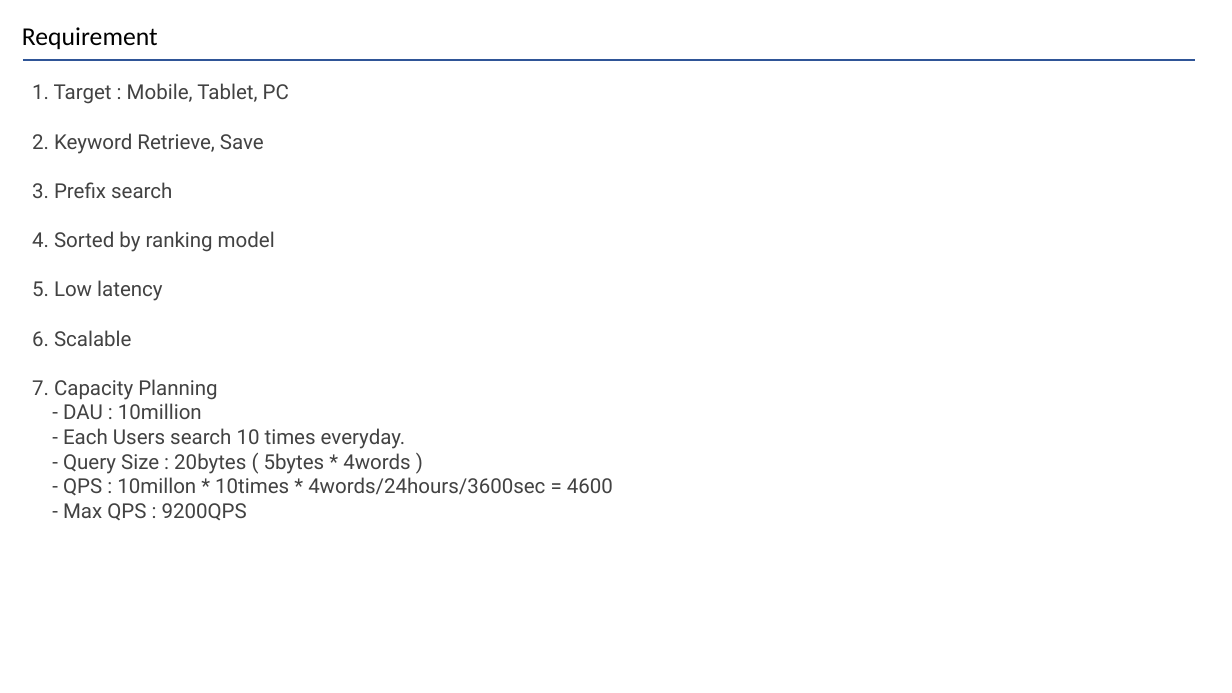
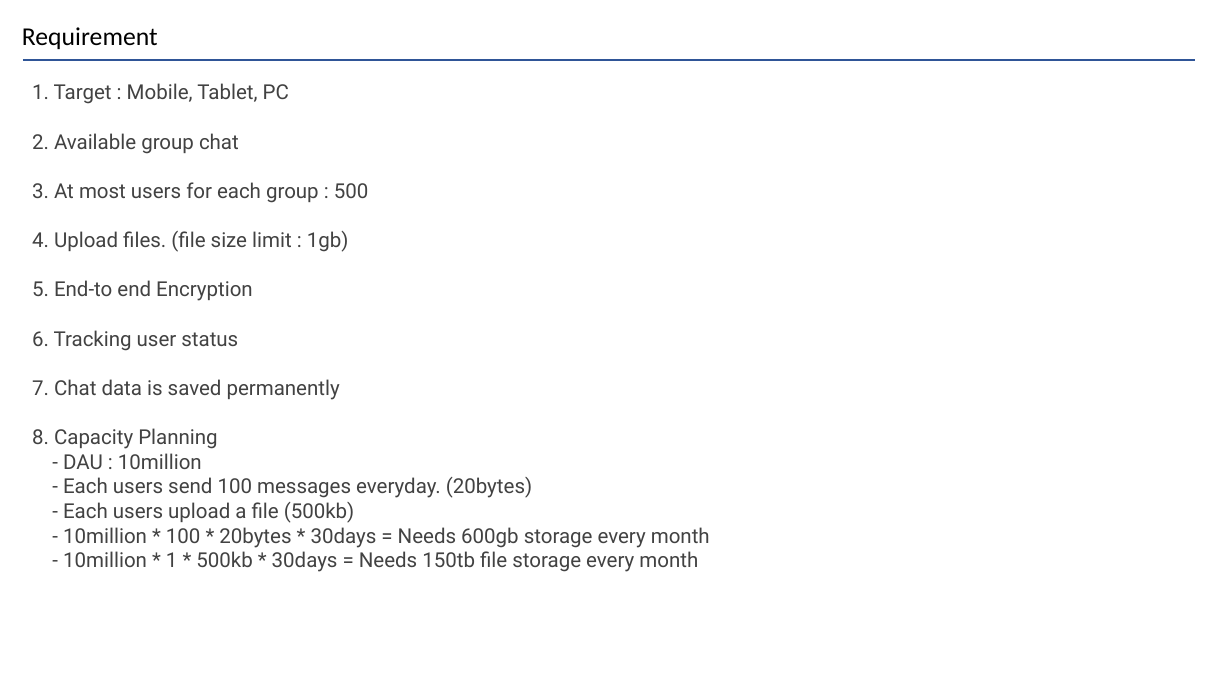
Before and after one commit to Joel-Hwang/leetcode, a slide deck: slide 2 of chatting.pptx. Drawn at 1232x693 pixels with LibreOffice and Linux fonts; fonts in the diff are those of the drawing. Boxes give left, top, right and bottom in pixels: in the first picture for what was removed or moved away, otherwise in the second. Text is boxed around its words. In the diff, an @@ line names an element or a change of style, - is before the commit and + after.

Commit message:
chat

```diff
--- a/chatting.pptx
+++ b/chatting.pptx
@@ text at [54,133,710,572]: text changed @@
-2. Keyword Retrieve, Save
-3. Prefix search
-4. Sorted by ranking model
-5. Low latency
-6. Scalable
-7. Capacity Planning
-   - DAU : 10million
-   - Each Users search 10 times everyday.
-   - Query Size : 20bytes ( 5bytes * 4words )
-   - QPS : 10millon * 10times * 4words/24hours/3600sec = 4600
-   - Max QPS : 9200QPS
+2. Available group chat
+3. At most users for each group : 500
+4. Upload files. (file size limit : 1gb)
+5. End-to end Encryption
+6. Tracking user status
+7. Chat data is saved permanently
+8. Capacity Planning
+   - DAU : 10million
+   - Each users send 100 messages everyday. (20bytes)
+   - Each users upload a file (500kb)
+   - 10million * 100 * 20bytes * 30days = Needs 600gb storage every month
+- 10million * 1 * 500kb * 30days = Needs 150tb file storage every month
```
Also in this commit, not shown: 2 slides added, 3 slides removed.
